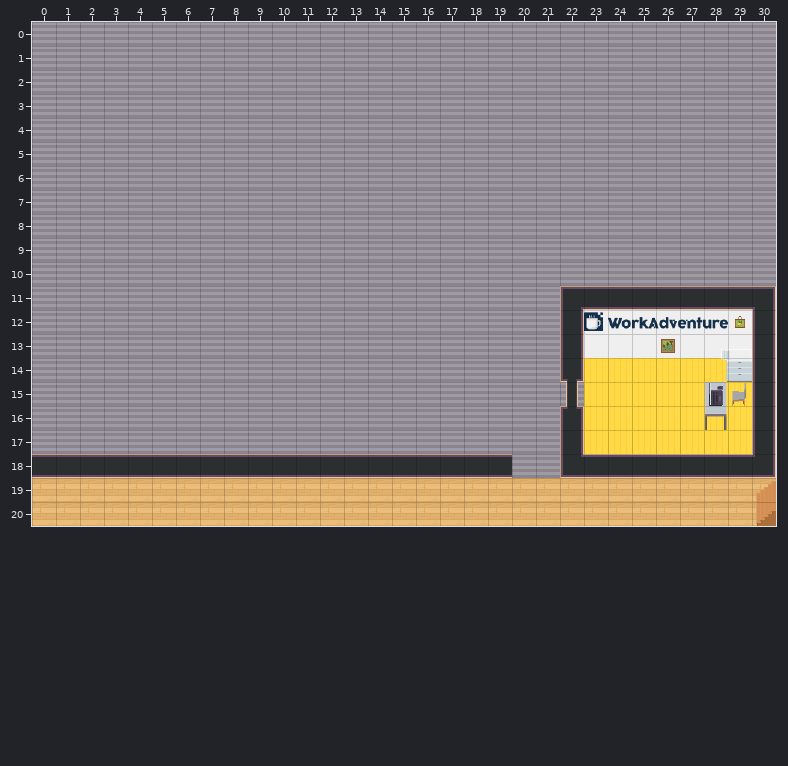
Two states of a Tiled map (JSON), offices.tmj. That is the earlier state.
Cells are 32x32 px. Shown: x 0..30, y 0..20.
After the commit:
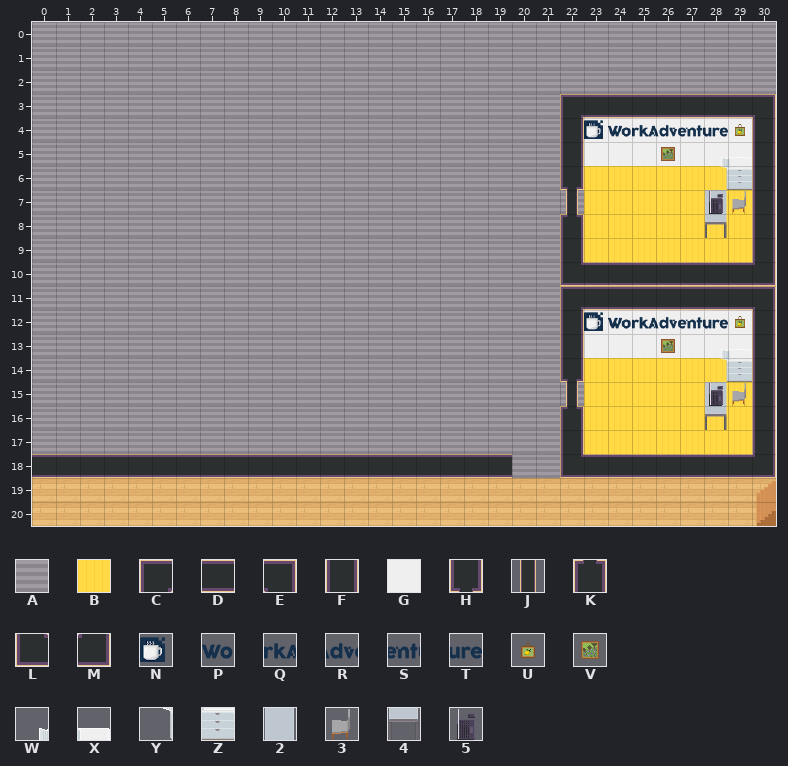
Key: from "Chunk 1": A 1, B 5, C 10, D 11, E 16, F 17, G 18, H 24, J 26, K 28, L 33, M 35, N 36, P 37, Q 38, R 39, S 40, T 41, U 42, V 43, W 44, X 45, Y 46, Z 47, 2 48, 3 49, 4 50, 5 51.
_ is an empty cell, # one hidden under a higher layer.
Changes in this commit:
Layer "floor/floor1":
y 6: x 23..29 AAAAAAA -> BBBBBB#
y 7..9: x 23..29 AAAAAAA -> BBBBBBB
Layer "walls/walls1":
y 3: x 22..30 _________ -> CDDDDDDDE
y 4..5: x 22..30 _________ -> FGGGGGGGF
y 6: x 22 _ -> H; x 30 _ -> F
y 7: x 22 _ -> J; x 30 _ -> F
y 8: x 22 _ -> K; x 30 _ -> F
y 9: x 22 _ -> F; x 30 _ -> F
y 10: x 22..30 _________ -> LDDDDDDDM
Layer "walls/walls2":
y 4: x 23..29 _______ -> NPQRSTU
y 5: x 26 _ -> V
Layer "furniture/furniture1":
y 5: x 28..29 __ -> WX
y 6: x 28..29 __ -> YZ
y 7: x 28..29 __ -> 23
y 8: x 28 _ -> 4
Layer "furniture/furniture2":
y 7: x 28 _ -> 5
